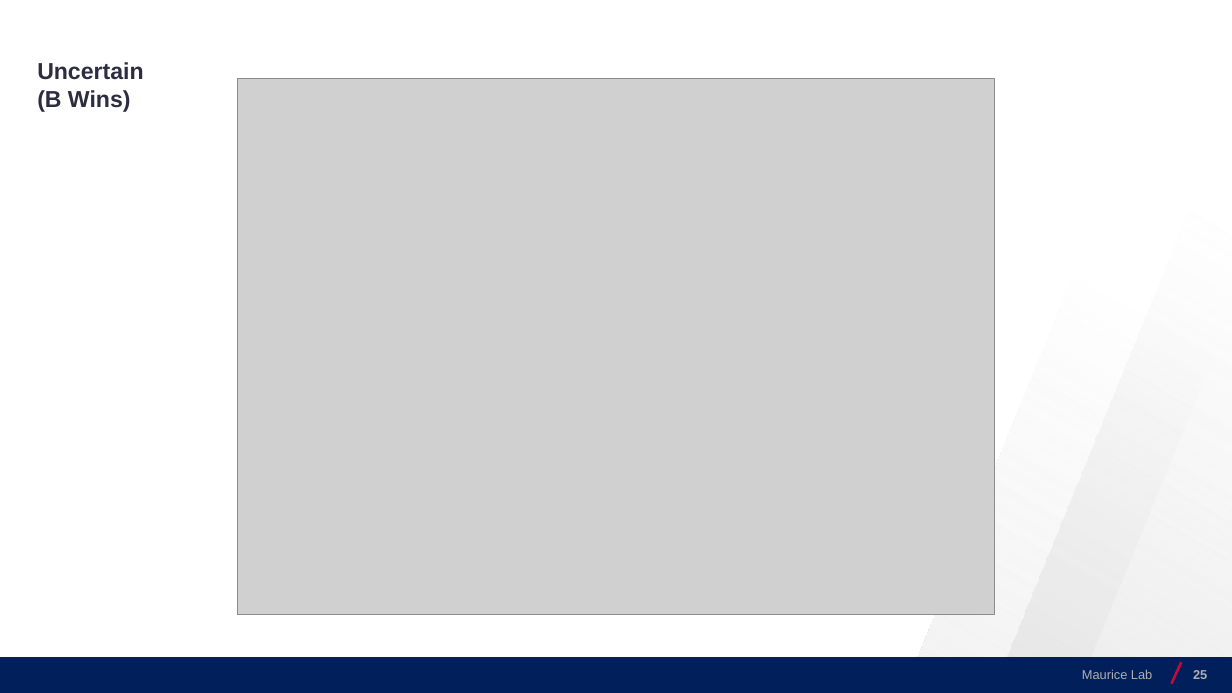
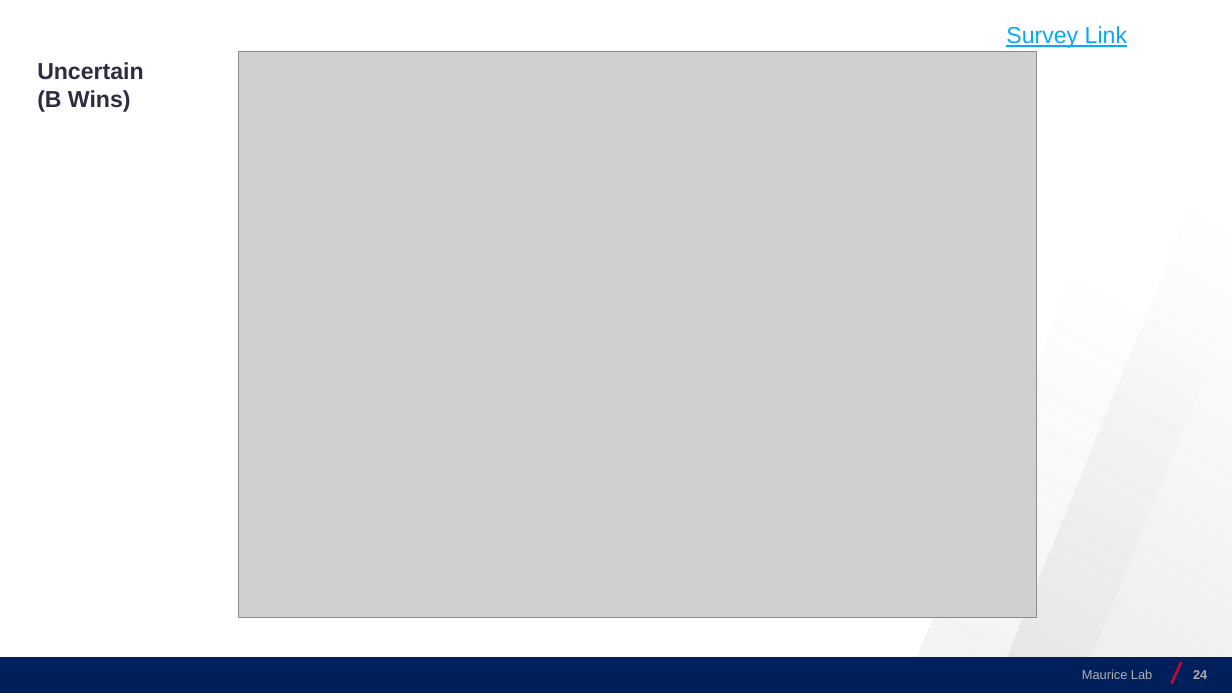
Before and after one commit to josecerv/sponsorship-network, a slide deck: slide 24 of MauriceLab-1113.pptx (slide 25 before the commit). Drawn at 1232x693 pixels with LibreOffice and Linux fonts; fonts in the diff are those of the drawing; grey boxes stand for pictures; background and template pictures are left out. Boxes give left, top, right and bottom in pixels: in the first picture for what was removed or moved away, otherwise in the second. Text is boxed around its words. In the diff, an @@ line names an element or a change of style, - is before the commit and + after.

```diff
--- a/MauriceLab-1113.pptx
+++ b/MauriceLab-1113.pptx
@@ text added at (1006,26,1127,48), 18 pt, text #06AAFC, underline @@
+Survey Link
@@ picture: place and size @@
-picture at (238,79,994,616)
+picture at (238,52,1037,617)
@@ page number at (1193,670,1207,679): text changed @@
-25
+24
```
Also in this commit, not shown: 26 other slides changed, 2 slides removed.
